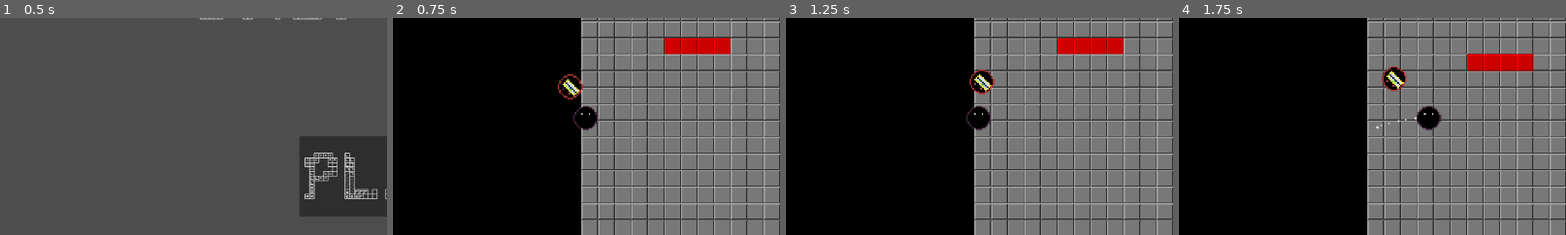
Above: before the commit, frames 1-4 (left to right).
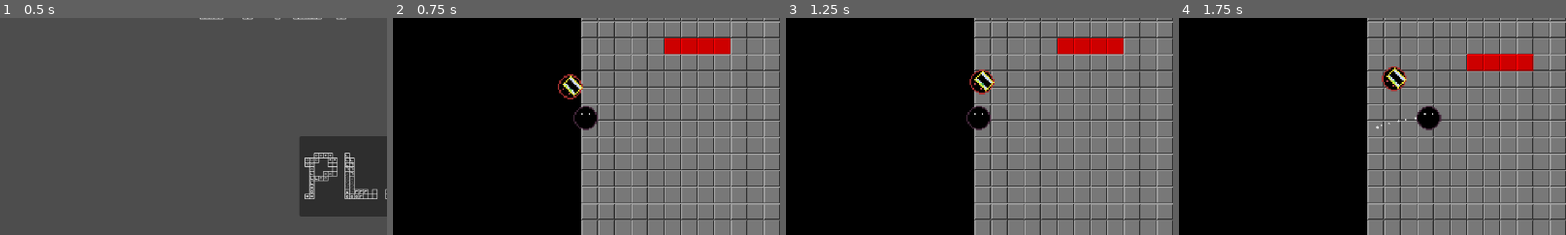
Above: after the commit, the same moments.

Repository: CodeOS99/DropZone
Game: Godot game, scene res://scenes/main_menu.tscn
The game is run twice, just before and just after one commit, with the same random seed, the same clock (stepped at 60 frames per second) and the same inputs. The engine's default icon, where the game draws it, is replaced by a stand-in: a white triangle on a blue panel in a dark square.
Inputs:
- Up to frame 1 (0.5 s): no input
- Up to frame 2 (0.75 s): click "PLAY" at 0.5 s
- Up to frame 3 (1.25 s): no input
- Up to frame 4 (1.75 s): tap Enter at 1.25 s; hold D (right) from 1.28 s (still down); tap M (change_mode) at 1.35 s
The pictures show only the part of the screen within x 0-50%, y 14-63%; the shares and areas given below are measured in that part.

Frame 1 is identical in both runs. In frame 2, 0.2% of the frame differs, in the area x 44-50%, y 26-35%; in frame 3, 0.1%; in frame 4, 0.2%.

Commit message:
The enemy now eats the blocks in five stages, with the final one turning the tile back into a regular one, in essence, deleting it. Changed parts of the board drawing again

Diff:
--- a/scenes/enemy_one.tscn
+++ b/scenes/enemy_one.tscn
@@ -35,7 +35,7 @@
 scale = Vector2(3, 3)
 sprite_frames = SubResource("SpriteFrames_p6ryv")
 autoplay = "default"
-frame_progress = 0.816543
+frame_progress = 0.121802
 
 [node name="Area2D" type="Area2D" parent="."]
 
--- a/scripts/enemy_one.gd
+++ b/scripts/enemy_one.gd
@@ -1,11 +1,14 @@
 extends CharacterBody2D
 
 const SPEED = 75
+const COOLDOWN: float = 1.0
 
 var piece_idx: int # index of the piece in the tetris board
 var tile_displ: Vector2i # the displacement of the tile which is target(rel. to the piece, this is not the index)
 
 var target_pos: Vector2
+
+var cooldown_left: float = 0.0
 
 func _ready() -> void:
 	set_target()
@@ -19,8 +22,15 @@
 		set_target()
 
 	var tolerance = 10
-	if global_position.distance_to(target_pos) <= tolerance:
-		print("yes")
+	if global_position.distance_to(target_pos) <= tolerance and cooldown_left <= 0:
+		var piece = Globals.tetris.pieces[piece_idx]
+		if piece[4][tile_displ] <= 3:
+			piece[4][tile_displ] += 1
+		else:
+			piece[3].append(tile_displ)
+		cooldown_left = COOLDOWN
+
+	cooldown_left -= delta
 
 func should_get_new_target():
 	var piece = Globals.tetris.pieces[piece_idx]
--- a/scripts/tetris_board.gd
+++ b/scripts/tetris_board.gd
@@ -53,7 +53,7 @@
 
 var timer := 0.0
 
-var pieces = [] # array of [tetromino, coord, tile_idx, removed, hits_taken+1]
+var pieces = [] # array of [tetromino, coord, tile-idx, removed, {ith-vertex: hits-taken_ith-vertex+1}]
 var curr_piece_idx = -1 # the one which is being controlled right now
 
 func _ready() -> void:
@@ -184,11 +184,13 @@
 		piece[1] += displ # change pos
 
 		# new pos
-		for vertex_displ in TETROMINOES[piece[0]]:
+		for vertex_displ_idx in range(len(TETROMINOES[piece[0]])):
+			var vertex_displ = TETROMINOES[piece[0]][vertex_displ_idx]
 			if vertex_displ in piece[3]:
 				continue
 			var coord = vertex_displ + piece[1]
 			board[coord.y][coord.x][0] = piece[2]
+			board[coord.y][coord.x][1] = piece[4][vertex_displ]
 
 		draw_board()
 		return true
@@ -236,7 +238,10 @@
 	var piece = ['I_0', 'O_0'].pick_random()
 	var pos = Vector2i(randi_range(1, size.x-3), 2)
 	var idx = randi_range(0, TILE_COLORS-2)
-	pieces.append([piece, pos, idx, [], 1])
+	var hit_array = {}
+	for i in TETROMINOES[piece]:
+		hit_array[i] = 1
+	pieces.append([piece, pos, idx, [], hit_array])
 
 func get_random_piece_idx(): # used by enemy
 	return randi_range(0, len(pieces)-1)
